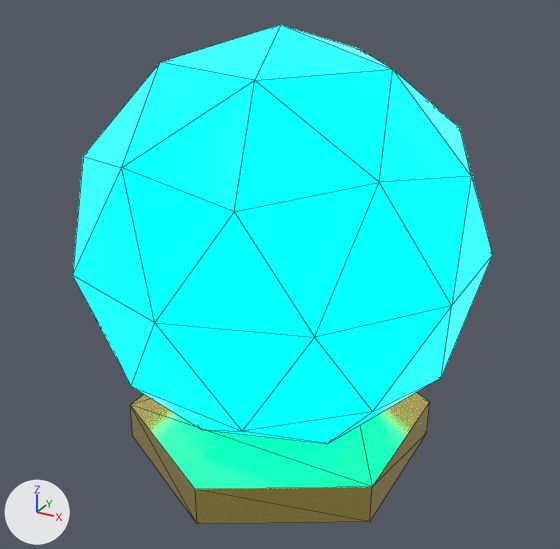
Before and after pictures for a commit that changed the glTF model models/generated_model.glb.
Before and after are seen from a 50 mm camera at (1.273, -2.318, 1.872) aimed at (0.014, -0.029, 0.727). Lighting does not change. The marker at lower left points along +X, +Y and +Z. The first picture is the older version. Mesh edges are drawn as thin lines. Vertices at exactly the same position are counted once.
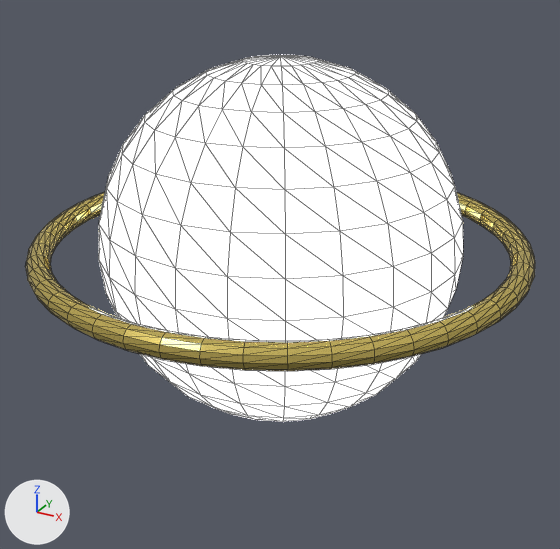
Commit message: Generate procedural 3D model: Geometric Cube

Changed parts and their boxes (x1, y1, x2, y2) in the pictures (560 x 549 px):
```json
{"object": "Icosphere", "change": "recoloured, reshaped", "before": [73, 25, 492, 444], "after": [99, 55, 463, 422], "on screen": "13% narrower, 12% shorter"}
{"object": "Cylinder", "change": "deleted", "before": [130, 392, 430, 524]}
{"object": "Torus", "change": "added", "after": [25, 192, 535, 371], "on screen": "yellow"}
```

Scene script edits in JSON lines:
```json
{"op": "set", "path": "mat_proceduralmaterial.base_color", "old": "(0.0, 0.9, 0.9)", "new": "(0.95, 0.95, 1.0)", "note": "cyan #00f3f3 -> white #f9f9ff"}
{"op": "set", "path": "mat_proceduralmaterial.emission_color", "old": "(0.0, 1.0, 1.0)", "new": "(0.95, 0.95, 1.0)", "note": "cyan #00ffff -> white #f9f9ff"}
{"block": "me_icosphere", "where": "# used by ob_icosphere; location = (0.0, 0.0, 0.85)"}
{"op": "remove", "block": "me_icosphere", "code": "me_icosphere.from_pydata(...)  # 42 vertices, 80 faces; spans x -0.71..0.71, y -0.75..0.75, z -0.75..0.75"}
{"op": "add", "block": "me_icosphere", "code": "me_icosphere.from_pydata(...)  # 362 vertices, 720 faces; spans x -0.65..0.65, y -0.65..0.65, z -0.65..0.65"}
{"block": "me_icosphere", "change": "me_icosphere part 1: 42 vertices removed from x -0.71..0.71, y -0.75..0.75, z -0.75..0.75; 362 vertices added at x -0.65..0.65, y -0.65..0.65, z -0.65..0.65, forming a UV sphere (24 segments, 16 rings, poles along z)"}
{"op": "add", "block": "me_torus", "code": ["me_torus = bpy.data.meshes.new('Torus')", "me_torus.from_pydata(...)  # a torus around z (ring radius 0.85, tube radius 0.04) spanning x -0.89..0.89, y -0.89..0.89, z -0.04..0.04", "me_torus.materials.append(mat_accentgold)  # yellow #f9e17c"]}
{"op": "remove", "block": "ob_cylinder", "code": ["ob_cylinder = bpy.data.objects.new('Cylinder', me_cylinder)", "ob_cylinder.location = (0.0, 0.0, 0.075)"]}
{"op": "add", "block": "ob_torus", "code": ["ob_torus = bpy.data.objects.new('Torus', me_torus)", "ob_torus.location = (0.0, 0.0, 0.85)"]}
```
